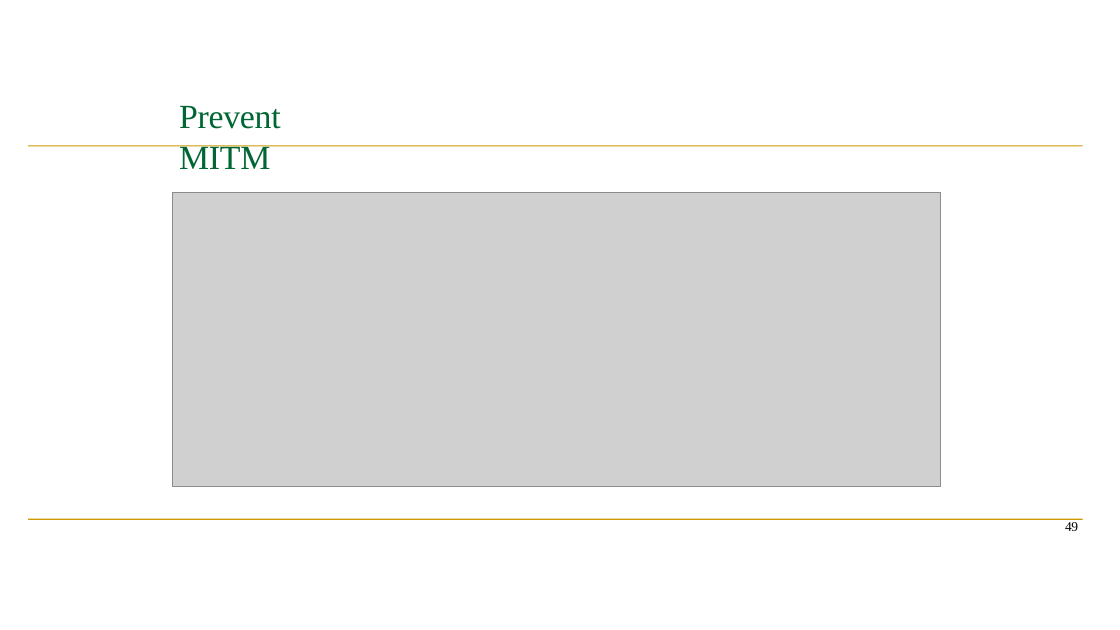
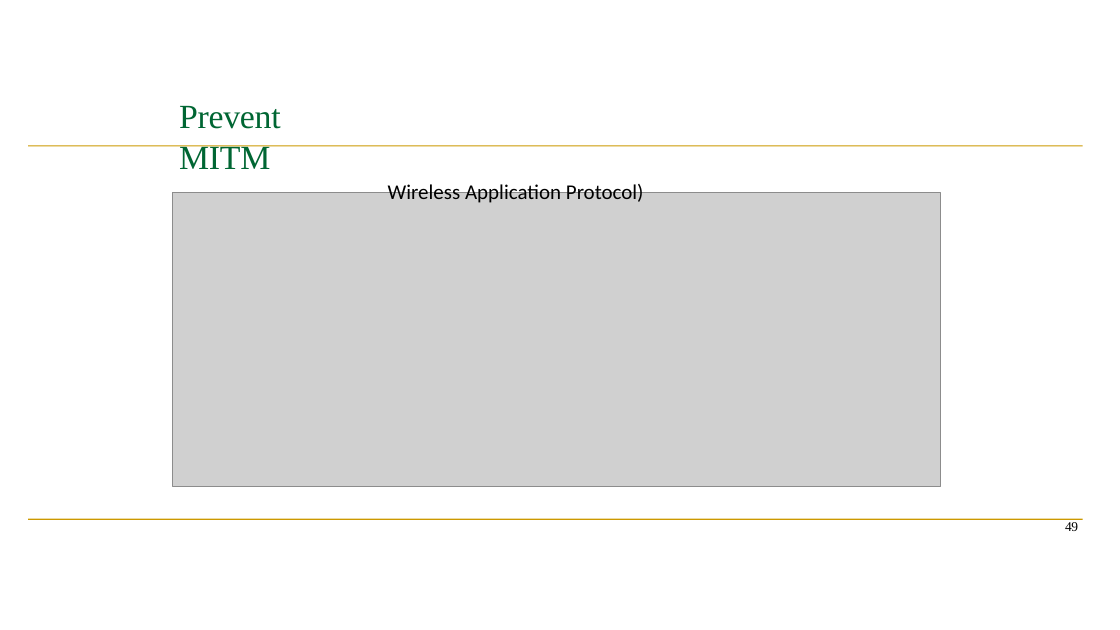
Before and after one commit to SagarChhabriya/Sem-6, a slide deck: slide 25 of 04-info-security/IS-VVeek-02-03.pptx (slide 28 before the commit). Drawn at 1120x630 pixels with LibreOffice and Linux fonts; fonts in the diff are those of the drawing; grey boxes stand for pictures. Boxes give left, top, right and bottom in pixels: in the first picture for what was removed or moved away, otherwise in the second. Text is boxed around its words. In the diff, an @@ line names an element or a change of style, - is before the commit and + after.

```diff
--- a/04-info-security/IS-VVeek-02-03.pptx
+++ b/04-info-security/IS-VVeek-02-03.pptx
@@ text added at <box>388,182,644,203</box>, 18 pt, text #000000 @@
+Wireless Application Protocol)
```
Also in this commit, not shown: 20 other slides changed, 2 slides added, 7 slides removed, 9 other files.
